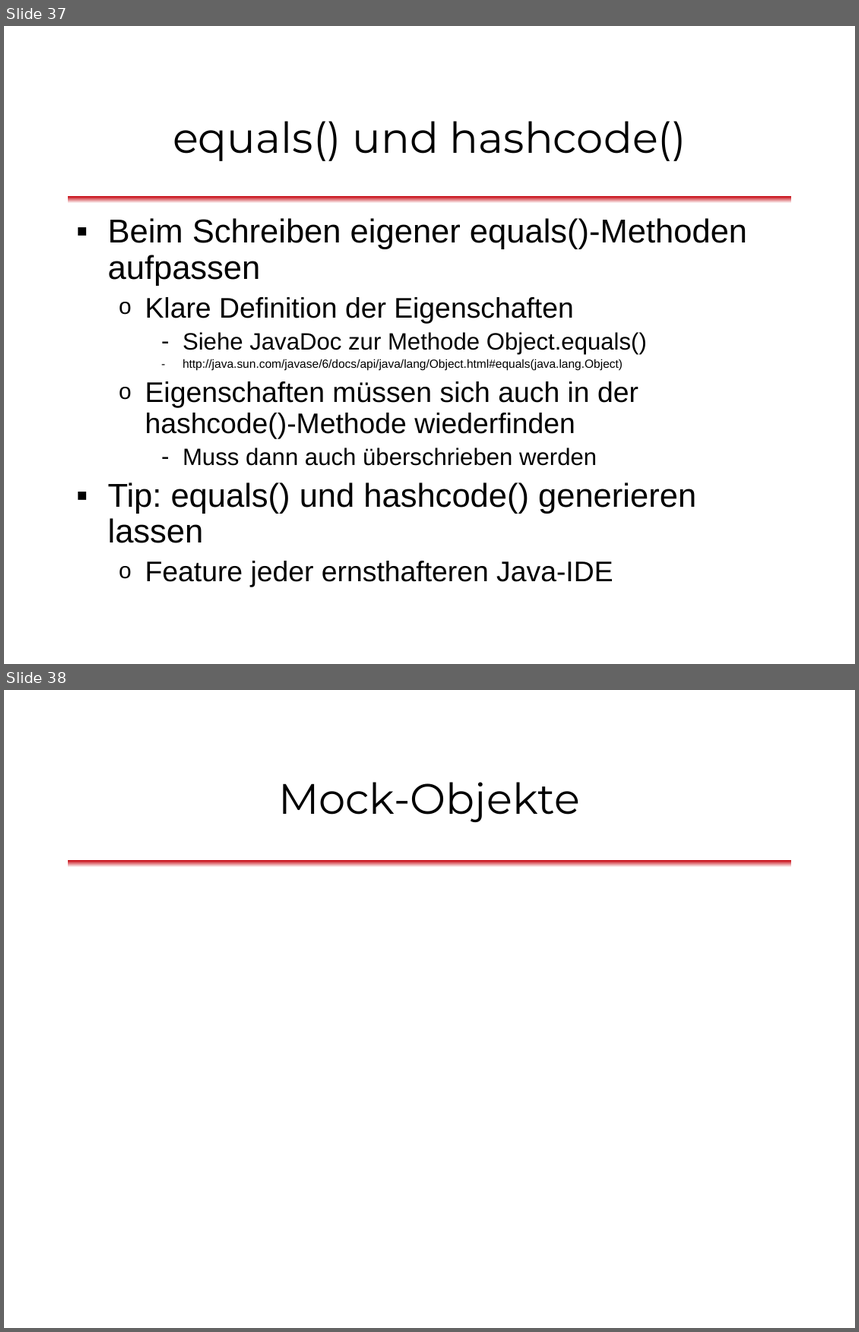
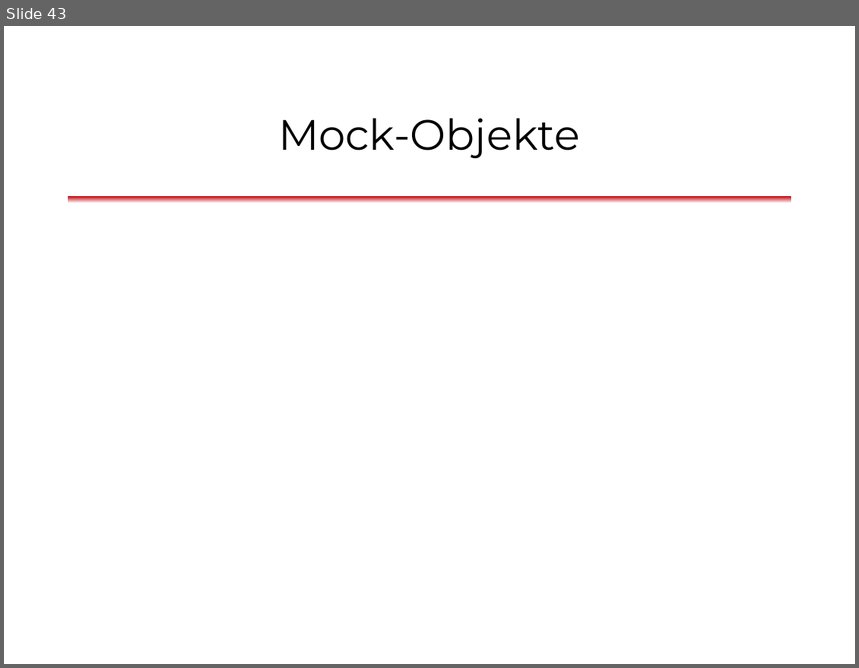
Before and after one commit to dlindner/vorlesung-se2-dhbw, a slide deck: added_2013/Unit Tests mit JUnit (2013).odp. Shown one above the other, each under a label of ours: slides 37 and 38 before the commit, slide 43 after it. The pictures are 859x1332 and 859x668 pixels, drawn with LibreOffice and Linux fonts; fonts in the diff are those of the drawing; background and template pictures are left out. Boxes give left, top, right and bottom in pixels: in the first picture for what was removed or moved away, otherwise in the second. Text is boxed around its words. In the diff, an @@ line names an element or a change of style, - is before the commit and + after.

```diff
--- a/added_2013/Unit Tests mit JUnit (2013).odp
+++ b/added_2013/Unit Tests mit JUnit (2013).odp
@@ slide 37 removed at bbox=[4, 26, 855, 664], background #FFFFFF; not listed: 1 template element that a slide beside it also shows @@
@@ title removed at bbox=[173, 121, 686, 161] @@
-equals() und hashcode()
@@ text removed at bbox=[108, 218, 747, 588] @@
-▪ Beim Schreiben eigener equals()-Methoden aufpassen
-  o Klare Definition der Eigenschaften
-    – Siehe JavaDoc zur Methode Object.equals()
-    – http://java.sun.com/javase/6/docs/api/java/lang/Object.html#equals(java.lang.Object)
-  o Eigenschaften müssen sich auch in der hashcode()-Methode wiederfinden
-    – Muss dann auch überschrieben werden
-▪ Tip: equals() und hashcode() generieren lassen
-  o Feature jeder ernsthafteren Java-IDE
@@ what was slide 38 is now slide 43 @@
```
Also in this commit, not shown: 5 slides changed, 8 slides added, 9 other slides removed.
